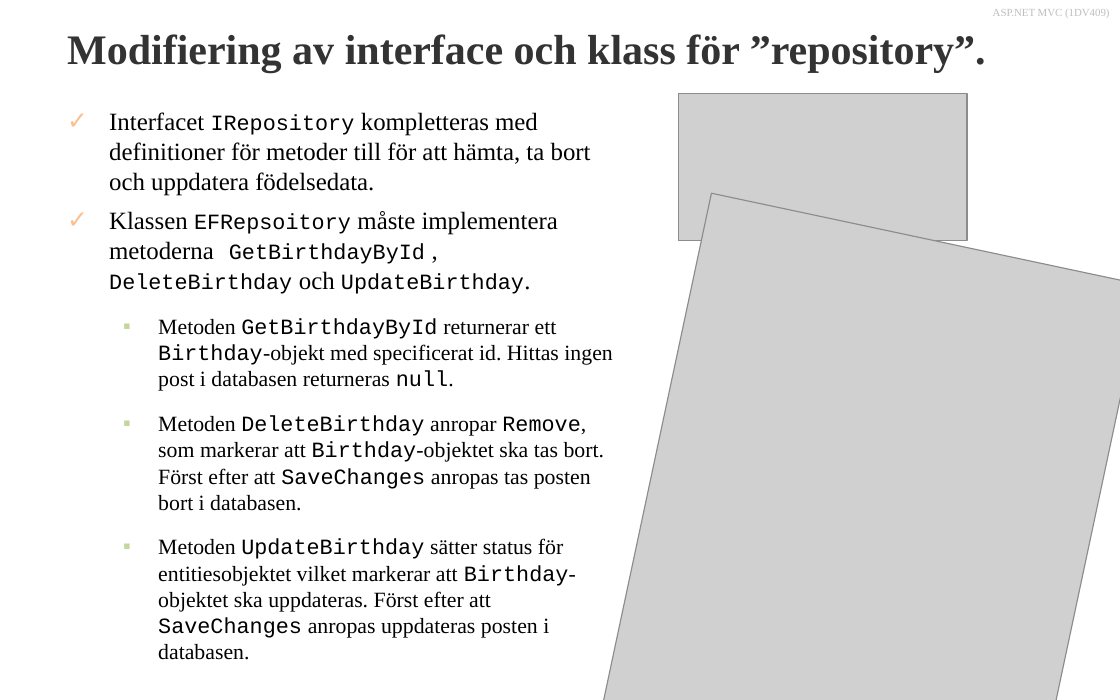
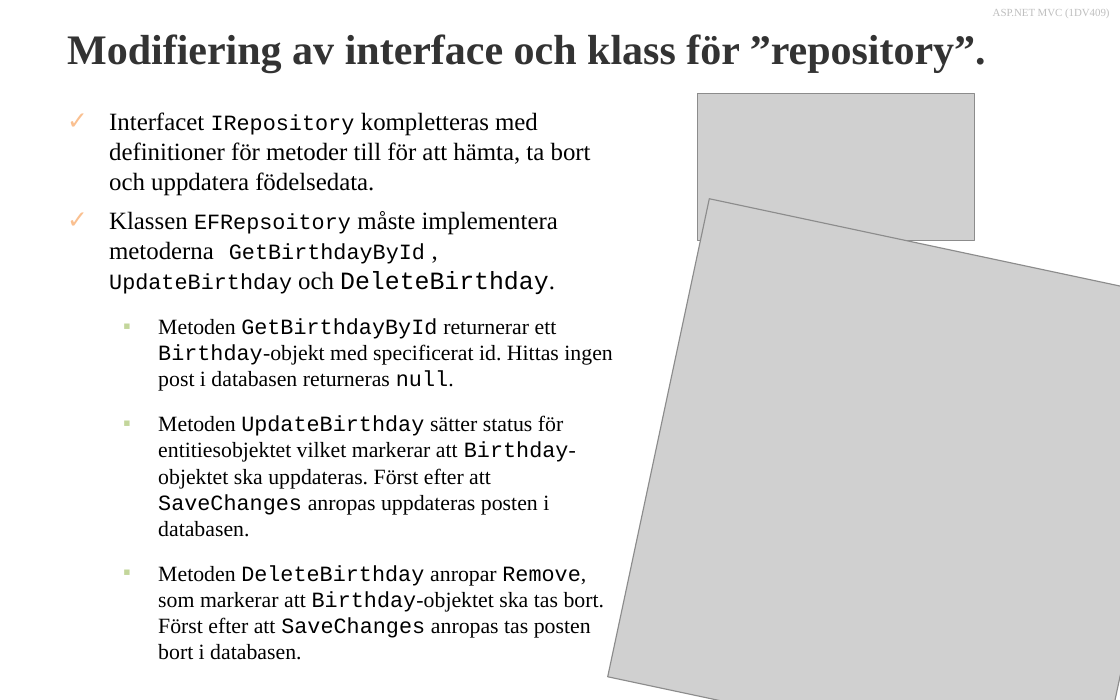
Before and after one commit to 1dv409/kursmaterial, a slide deck: slide 7 of Presentationsmaterial/Dokument/1.6 CRUD, Layout Pages och Partial Views.pptx. Drawn at 1120x700 pixels with LibreOffice and Linux fonts; fonts in the diff are those of the drawing; grey boxes stand for pictures; background and template pictures are left out. Boxes give left, top, right and bottom in pixels: in the first picture for what was removed or moved away, otherwise in the second. Text is boxed around its words. In the diff, an @@ line names an element or a change of style, - is before the commit and + after.

Commit message:
Uppdatering av NextBirthday CRUD

```diff
--- a/Presentationsmaterial/Dokument/1.6 CRUD, Layout Pages och Partial Views.pptx
+++ b/Presentationsmaterial/Dokument/1.6 CRUD, Layout Pages och Partial Views.pptx
@@ picture: place and size @@
-picture at box(679, 93, 967, 240)
+picture at box(698, 93, 974, 240)
@@ picture: place and size @@
-picture at box(588, 193, 1120, 700)
+picture at box(608, 199, 1120, 700)
@@ text at box(109, 211, 558, 294): text changed; size 14 to 16 pt @@
-✓ Klassen EFRepsoitory måste implementera metoderna GetBirthdayById , DeleteBirthday och UpdateBirthday.
+✓ Klassen EFRepsoitory måste implementera metoderna GetBirthdayById , UpdateBirthday och DeleteBirthday.
@@ text at box(158, 415, 576, 537): paragraph added @@
+  ▪ Metoden UpdateBirthday sätter status för entitiesobjektet vilket markerar att Birthday-objektet ska uppdateras. Först efter att SaveChanges anropas uppdateras posten i databasen.
@@ text at box(158, 538, 576, 660): paragraph removed @@
-  ▪ Metoden UpdateBirthday sätter status för entitiesobjektet vilket markerar att Birthday-objektet ska uppdateras. Först efter att SaveChanges anropas uppdateras posten i databasen.
```
Also in this commit, not shown: 5 other slides changed, 6 other files.
